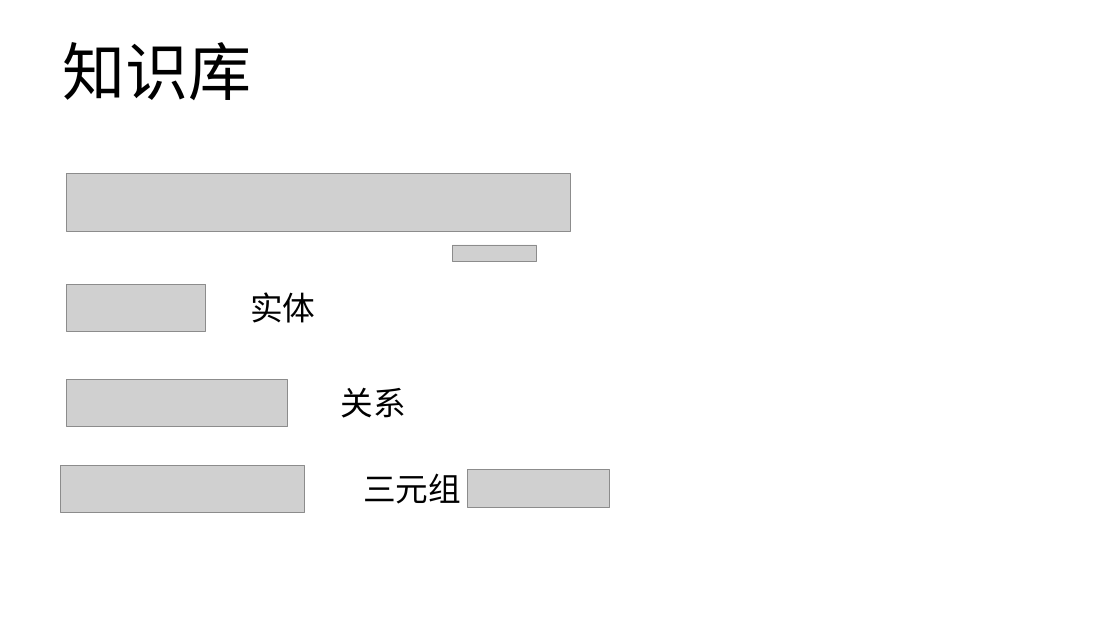
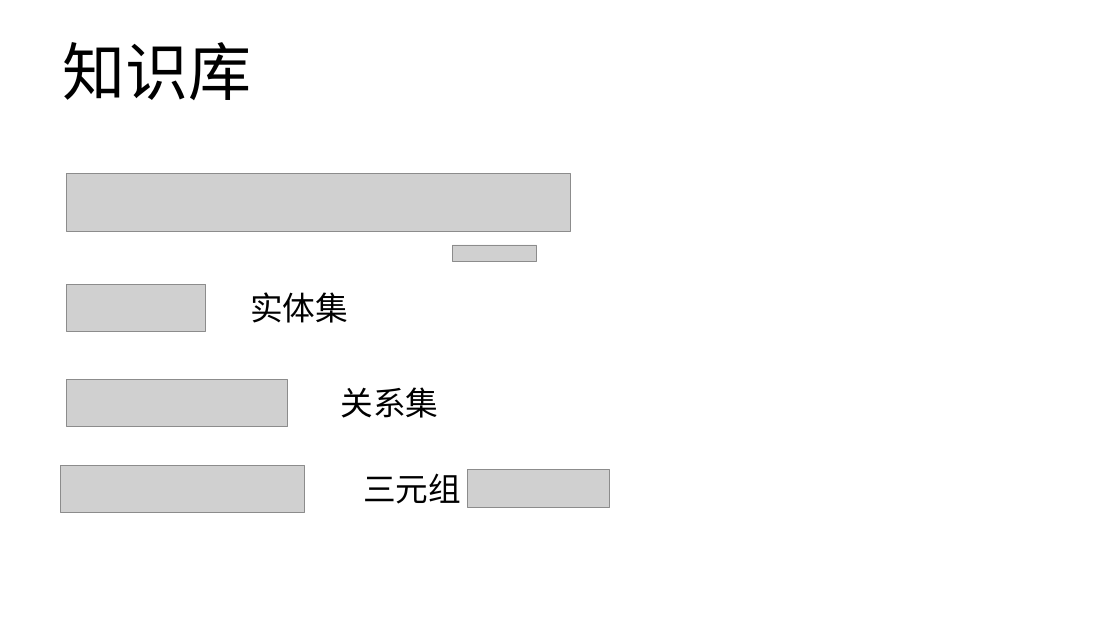
Before and after one commit to zyxdSTU/presetation, a slide deck: slide 6 of 知识表示学习/知识表示学习.pptx. Drawn at 1120x630 pixels with LibreOffice and Linux fonts; fonts in the diff are those of the drawing; grey boxes stand for pictures. Boxes give left, top, right and bottom in pixels: in the first picture for what was removed or moved away, otherwise in the second. Text is boxed around its words. In the diff, an @@ line names an element or a change of style, - is before the commit and + after.

```diff
--- a/知识表示学习/知识表示学习.pptx
+++ b/知识表示学习/知识表示学习.pptx
@@ text at [250,292,348,323]: text changed @@
-实体
+实体集
@@ text at [341,387,439,418]: text changed @@
-关系
+关系集
```
Also in this commit, not shown: 6 other slides changed, 2 other files.
